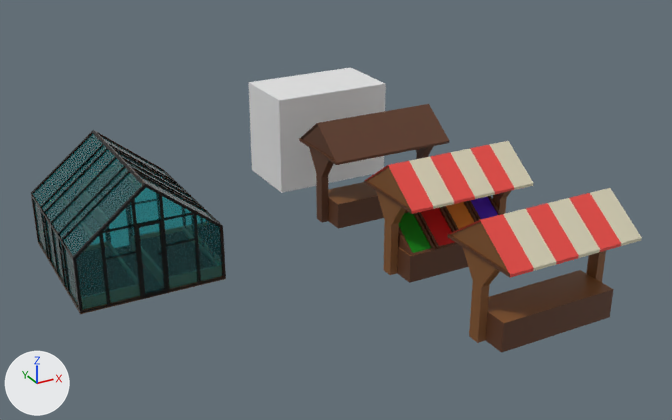
Before and after pictures for a commit that changed the Blender file stuff/Buildings/Managment/Models/Trade.blend.
Both versions are drawn from a 50 mm camera at (-30.7, -53.2, 29.9) aimed at (-2.1, -1.3, 4.0). Every picture has the same lights, and +X, +Y and +Z are marked at lower left.

In view in the first picture: 'Building S', 'Things', 'Trade Full', 'Trade Full.001', 'Trade Mirror', 'Trade Size'.
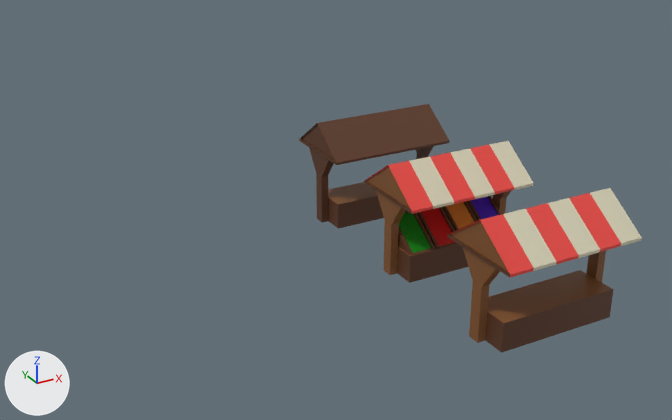
Location of each change, [x1, y1, x2, y2] in pixels of the pictures (672 x 420 px):
'Building S', deleted: before [31, 130, 226, 314]
    faces in mat_material_001 (cyan #51dee7): [33, 134, 222, 310]
    faces in mat_material (brown #331405): [31, 130, 226, 314]
'Trade Size', deleted: before [249, 68, 386, 193]

What the commit changed:
Object 'Building S' (ob_building_s) is deleted.
Object 'Trade Size' (ob_trade_size) is deleted.
